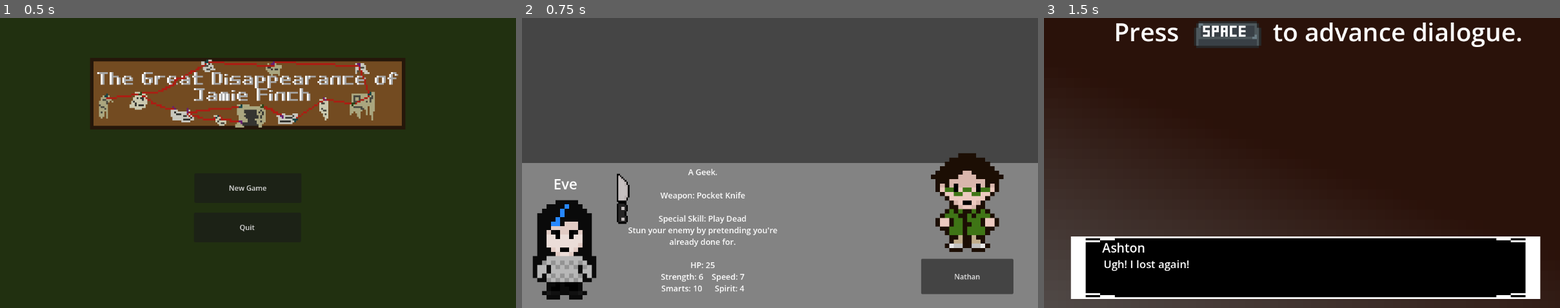
Above: before the commit, frames 1-3 (left to right).
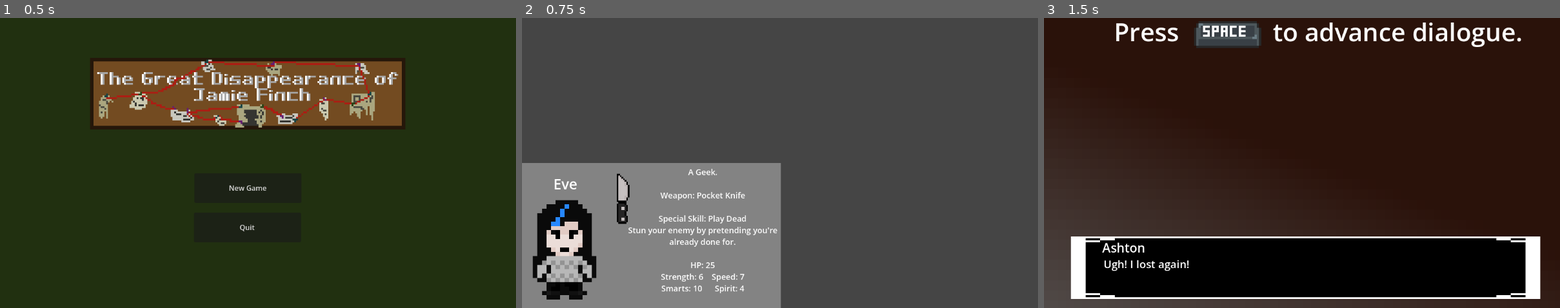
Above: after the commit, the same moments.

Repository: eRues/The-Great-Disappearance-of-Jamie-Finch
Game: Godot game, scene res://main_menu.tscn
The game is run twice, just before and just after one commit, with the same random seed, the same clock (stepped at 60 frames per second) and the same inputs.
Inputs (mouse positions are in pixels of both pictures, inside the frame that each line leads up to; where the layout moved, square brackets give the same spot in the first picture):
- Up to frame 1 (0.5 s): no input
- Up to frame 2 (0.75 s): click "New Game" at 0.5 s
- Up to frame 3 (1.5 s): click (1431, 235) [1487, 276] at 1.25 s

Frame 1 is identical in both runs. In frame 2, 23% of the frame differs, in the area x 50-100%, y 46-100%; in frame 3, nothing differs.

Commit message:
character select updated

Diff:
--- a/character_select.tscn
+++ b/character_select.tscn
@@ -23,4 +23,4 @@
 position = Vector2(0, 324)
 
 [node name="nate_avatar" parent="." unique_id=765504514 instance=ExtResource("5_mn8d4")]
-position = Vector2(816, 36)
+position = Vector2(578, 324)
--- a/global.gd
+++ b/global.gd
@@ -15,9 +15,6 @@
 
 #determines if running from a battle is possible
 var dont_run = false
-
-#which enemy will be shown in the battle screen
-var current_enemy = ""
 
 #agitation of the phlegathon, added to the agitation of all non-boss enemies
 var base_agitation = 1.00
--- a/nate_avatar.gd
+++ b/nate_avatar.gd
@@ -9,7 +9,15 @@
 	get_tree().change_scene_to_file("res://opening_cutscene.tscn")
 
 func _on_nate_button_mouse_entered() -> void:
-	text.visible = true
+	$NathanAvatar.visible = true
+	$PlayerText.visible = true
+	$NathanLight.visible = true
+	$name_label.visible = true
+	$ColorRect.visible = false
 
 func _on_nate_button_mouse_exited() -> void:
-	text.visible = false
+	$NathanAvatar.visible = false
+	$PlayerText.visible = false
+	$NathanLight.visible = false
+	$name_label.visible = false
+	$ColorRect.visible = true
--- a/nate_avatar.tscn
+++ b/nate_avatar.tscn
@@ -1,40 +1,71 @@
-[gd_scene load_steps=4 format=3 uid="uid://mfomhv5g46nd"]
+[gd_scene format=3 uid="uid://mfomhv5g46nd"]
 
 [ext_resource type="Script" uid="uid://ds78nmibs3t8t" path="res://nate_avatar.gd" id="1_el8hm"]
 [ext_resource type="Texture2D" uid="uid://6pvfdefm0u64" path="res://Assets/Player Characters/Nathan/nathan_avatar.png" id="1_of446"]
 [ext_resource type="Script" uid="uid://b1aaigj17xljg" path="res://avatar_text.gd" id="2_el8hm"]
+[ext_resource type="Texture2D" uid="uid://dwwr7asrr00jj" path="res://Assets/Items/Weapons/nathan_light.png" id="4_63710"]
 
-[node name="nate_avatar" type="Node2D"]
+[sub_resource type="StyleBoxEmpty" id="StyleBoxEmpty_el8hm"]
+
+[sub_resource type="StyleBoxEmpty" id="StyleBoxEmpty_63710"]
+
+[node name="nate_avatar" type="Node2D" unique_id=279874293]
 script = ExtResource("1_el8hm")
 
-[node name="NathanAvatar" type="Sprite2D" parent="."]
-position = Vector2(178, 372)
+[node name="NathanAvatar" type="Sprite2D" parent="." unique_id=1923635207]
+visible = false
+position = Vector2(95, 189)
 scale = Vector2(10.1, 9.625)
 texture = ExtResource("1_of446")
 
-[node name="nate_button" type="Button" parent="."]
-offset_left = 75.0
-offset_top = 502.0
-offset_right = 281.0
-offset_bottom = 581.0
-mouse_filter = 1
-mouse_force_pass_scroll_events = false
-text = "Nathan"
+[node name="PlayerText" type="RichTextLabel" parent="." unique_id=1361546464]
+visible = false
+offset_left = 229.0
+offset_top = 7.0
+offset_right = 579.0
+offset_bottom = 320.0
+theme_override_font_sizes/normal_font_size = 18
+text = "A Thespian.
 
-[node name="PlayerText" type="RichTextLabel" parent="."]
-offset_left = 52.0
-offset_top = 72.0
-offset_right = 306.0
-offset_bottom = 221.0
-text = "A Thespian.
 Weapon: Flashlight
+
 Special Skill: Light Stun
+Use your flashlight to confuse and frighten your foe while gaining more information about your surroundings.
+
 HP: 26
 Strength: 4    Speed: 6
 Smarts: 8      Spirit: 10"
 horizontal_alignment = 1
 script = ExtResource("2_el8hm")
 
+[node name="NathanLight" type="Sprite2D" parent="." unique_id=1895182515]
+visible = false
+position = Vector2(228.00002, 83)
+scale = Vector2(3.5, 3.5)
+texture = ExtResource("4_63710")
+
+[node name="name_label" type="Label" parent="." unique_id=1148839805]
+visible = false
+offset_left = 39.0
+offset_top = 24.0
+offset_right = 155.0
+offset_bottom = 69.0
+theme_override_font_sizes/font_size = 32
+text = "Nathan"
+
+[node name="ColorRect" type="ColorRect" parent="." unique_id=1337646410]
+offset_right = 578.0
+offset_bottom = 324.0
+color = Color(0.0627451, 0.0627451, 0.0627451, 0.5411765)
+
+[node name="nate_button" type="Button" parent="." unique_id=2068952052]
+offset_right = 578.0
+offset_bottom = 324.0
+mouse_filter = 1
+mouse_force_pass_scroll_events = false
+theme_override_styles/normal = SubResource("StyleBoxEmpty_el8hm")
+theme_override_styles/hover = SubResource("StyleBoxEmpty_63710")
+
 [connection signal="mouse_entered" from="nate_button" to="." method="_on_nate_button_mouse_entered"]
 [connection signal="mouse_exited" from="nate_button" to="." method="_on_nate_button_mouse_exited"]
 [connection signal="pressed" from="nate_button" to="." method="_on_nate_button_pressed"]
